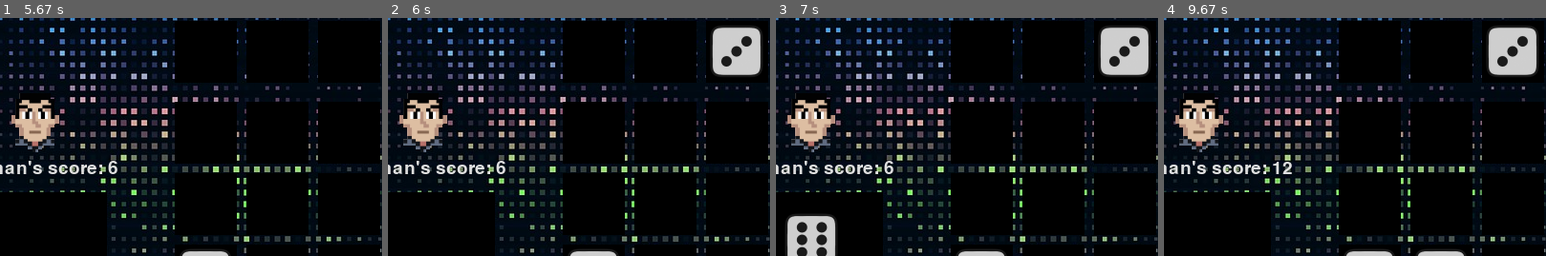
Above: before the commit, frames 1-4 (left to right).
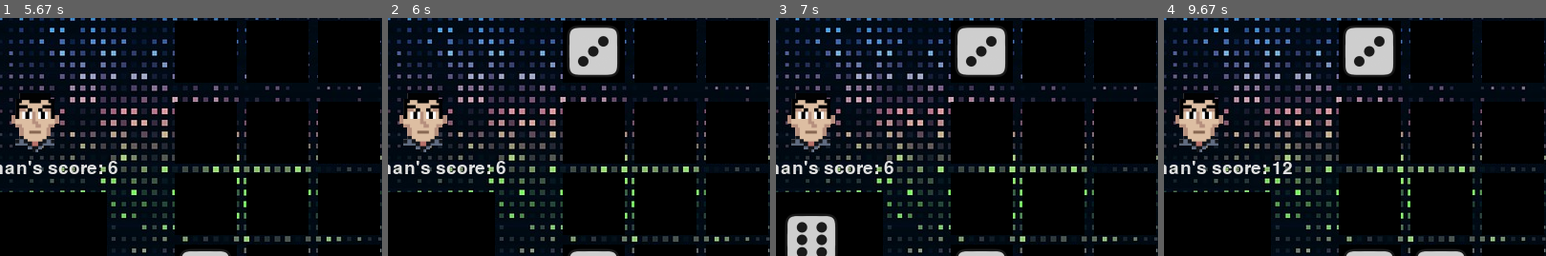
Above: after the commit, the same moments.

Repository: rloibl1/Phantom-Dice-2022
Game: pygame game, started from pygame_GUI.py
Same seed, same stepped clock (60 frames per second), same inputs: the game is played once before the commit and once after it.
Inputs:
- Up to frame 1 (5.67 s): tap 3 at 0.33 s; tap 4 at 0.67 s; tap 1 at 3.63 s
- Up to frame 2 (6 s): no input
- Up to frame 3 (7 s): no input
- Up to frame 4 (9.67 s): tap 2 at 9.47 s
The pictures show only the part of the screen within x 14-64%, y 34-84%; the shares and areas given below are measured in that part.

Frame 1 is identical in both runs. In frame 2, 5.6% of the frame differs, in the area x 47-98%, y 3-25%; in frame 3, 5.6%; in frame 4, 5.6%.

Commit message:
Updates to Minimax

Diff:
--- a/benchmark.py
+++ b/benchmark.py
@@ -2,6 +2,7 @@
 from random_action import RandomAgent
 from greedy_action import GreedyAgent
 from monte_carlo_rollout import MonteCarloAgent
+from expectiminimax import MinimaxAgent
 from AI_library import benchmark
 
 # Random vs Random
@@ -23,13 +24,19 @@
 print(f"Agent A (Monte-Carlo-10) performance: {wins}/{losses}/{ties}")
 
 # Monte-Carlo-50 vs Random
-agent_a = MonteCarloAgent(agent=0, trials=50)
+# agent_a = MonteCarloAgent(agent=0, trials=50)
+# agent_b = RandomAgent(agent=1)
+# wins, losses, ties = benchmark(agent_a=agent_a, agent_b=agent_b, matches=100)
+# print(f"Agent A (Monte-Carlo-50) performance: {wins}/{losses}/{ties}")
+
+# Monte-Carlo-250 vs Random
+# agent_a = MonteCarloAgent(agent=0, trials=250)
+# agent_b = RandomAgent(agent=1)
+# wins, losses, ties = benchmark(agent_a=agent_a, agent_b=agent_b, matches=100)
+# print(f"Agent A (Monte-Carlo-250) performance: {wins}/{losses}/{ties}")
+
+# Minimax-3 vs Random
+agent_a = MinimaxAgent(eval_agent=1, max_depth=0)
 agent_b = RandomAgent(agent=1)
 wins, losses, ties = benchmark(agent_a=agent_a, agent_b=agent_b, matches=100)
-print(f"Agent A (Monte-Carlo-50) performance: {wins}/{losses}/{ties}")
-
-# Monte-Carlo-250 vs Random
-agent_a = MonteCarloAgent(agent=0, trials=250)
-agent_b = RandomAgent(agent=1)
-wins, losses, ties = benchmark(agent_a=agent_a, agent_b=agent_b, matches=100)
-print(f"Agent A (Monte-Carlo-250) performance: {wins}/{losses}/{ties}")
+print(f"Agent A (Minimax-3) performance: {wins}/{losses}/{ties}")
--- a/expectiminimax.py
+++ b/expectiminimax.py
@@ -3,41 +3,77 @@
 from game_library import *
 
 
-def is_max(agent):
-    if agent == 1:
-        return True
-    else:
-        return False
+class MinimaxAgent:
+    def __init__(self, eval_agent, max_depth):
+        self.eval_agent = eval_agent
+        self.max_depth = max_depth
 
+    # Chance Nodes
+    def chance_node(self, agent, board_state, action, depth):
+        avg_utility = 0
+        for dice_roll in range(1, 7):
+            avg_utility += self.expectiminimax(agent=int(not agent),
+                                               board_state=execute_action(agent=agent,
+                                                                          board_state=board_state.copy(),
+                                                                          action=action,
+                                                                          roll=dice_roll),
+                                               depth=depth - 1)
+        return avg_utility / 6
 
-def is_min(agent):
-    if agent == 0:
-        return True
-    else:
-        return False
+    # Minimum and Maximum Nodes - Computes value for a given board state
+    def expectiminimax(self, agent, board_state, depth):
+        # Return Condition - Game has ended or the depth cutoff was reached
+        if endgame_check(board_state=board_state) or depth == 0:
+            return calculate_utility(agent=self.eval_agent, board_state=board_state)
 
+        # Get possible actions at this state node
+        actions = possible_actions(agent=agent, board_state=board_state)
 
-def expectiminimax(agent, board_state, depth):
-    # Return Condition - Game has ended or the depth cutoff was reached
-    if endgame_check(board_state=board_state) or depth == 0:
-        return calculate_utility(agent=agent, board_state=board_state)
+        # Create List of the Valid Actions
+        action_list = list()
+        for i, a in np.ndenumerate(actions):
+            if a == 1:
+                action_list.append(i[0])
 
-    # Change Turn
-    _agent = int(not agent)
+        # Minimizer (0)
+        if agent == 0:
+            # Array to hold utility for all actions
+            action_values = np.full((3, ), 1000)
+            # Explore all possible actions
+            for action in action_list:
+                action_values[action] = self.chance_node(agent=agent,
+                                                         board_state=board_state.copy(),
+                                                         action=action,
+                                                         depth=depth)
+            return np.min(action_values)
+        # Maximizer (1)
+        else:
+            # Array to hold utility for all actions
+            action_values = np.full((3, ), -1000)
+            # Explore all possible actions
+            for action in action_list:
+                action_values[action] = self.chance_node(agent=agent,
+                                                         board_state=board_state.copy(),
+                                                         action=action,
+                                                         depth=depth)
+            return np.max(action_values)
 
-    # Get possible actions at this state node
-    actions = possible_actions(agent=_agent, board_state=board_state)
+    def take_action(self, board_state, roll):
+        actions = possible_actions(agent=self.eval_agent, board_state=board_state)
 
-    # Explore all possible actions
-    for i, action in enumerate(actions):
-        if action == 1:
-            utility = expectiminimax(agent=_agent,
-                                     board_state=execute_action(agent=_agent, board_state=board_state, action=i, ),
-                                     depth=depth-1)
-
-
-new_game = PhantomDice()
-agent = 1
-test_board = np.zeros(shape=(2, 3, 3), dtype=np.int8)
-result = expectiminimax(agent=1, board_state=test_board, depth=1)
-print(result)
+        # Create List of the Valid Actions
+        action_list = list()
+        for i, a in np.ndenumerate(actions):
+            if a == 1:
+                action_list.append(i)
+        # Test Each Action and Determine it's Utility
+        best_action = -1
+        best_value = -1000
+        for action in action_list:
+            new_state = execute_action(agent=self.eval_agent, board_state=board_state.copy(), action=action, roll=roll)
+            action_utility = self.expectiminimax(agent=self.eval_agent, board_state=new_state, depth=self.max_depth)
+            if action_utility > best_value:
+                best_value = action_utility
+                best_action = action
+        # Return the best action
+        return best_action
--- a/greedy_action.py
+++ b/greedy_action.py
@@ -27,5 +27,5 @@
             if action_utility > best_value:
                 best_value = action_utility
                 best_action = action
-        # Return a Random Valid Action
+        # Return the best action
         return best_action
--- a/pygame_GUI.py
+++ b/pygame_GUI.py
@@ -7,6 +7,7 @@
 from random_action import RandomAgent
 from greedy_action import GreedyAgent
 from monte_carlo_rollout import MonteCarloAgent
+from expectiminimax import MinimaxAgent
 
 # Import keys from keyboard
 from pygame.locals import (
@@ -401,11 +402,11 @@
             break
         elif user_input == 2:
             agent_sprite = a_sprite3
-            selected_agent = MonteCarloAgent(agent=1, trials=10)
+            selected_agent = MonteCarloAgent(agent=1, trials=50)
             break
         elif user_input == 3:
             agent_sprite = a_sprite4
-            selected_agent = MonteCarloAgent(agent=1,  trials=50)
+            selected_agent = MinimaxAgent(eval_agent=1, max_depth=3)
             break
         elif user_input == 4:
             agent_sprite = a_sprite5
